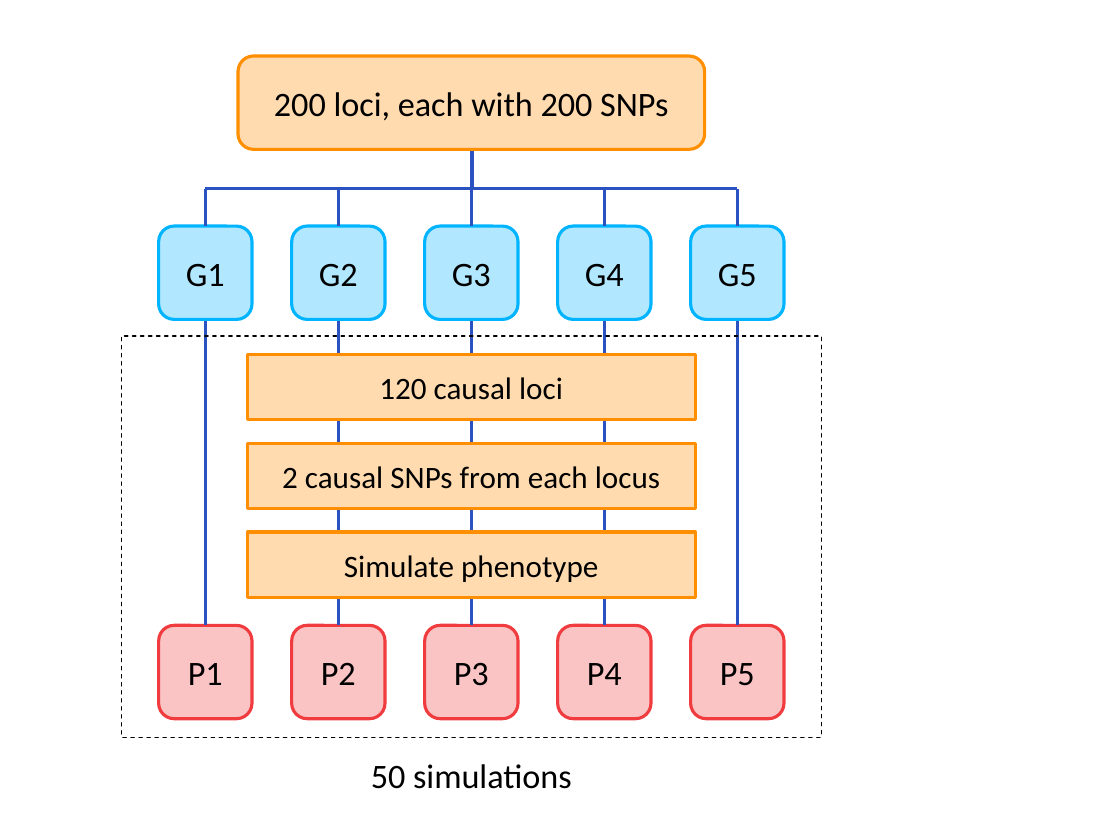
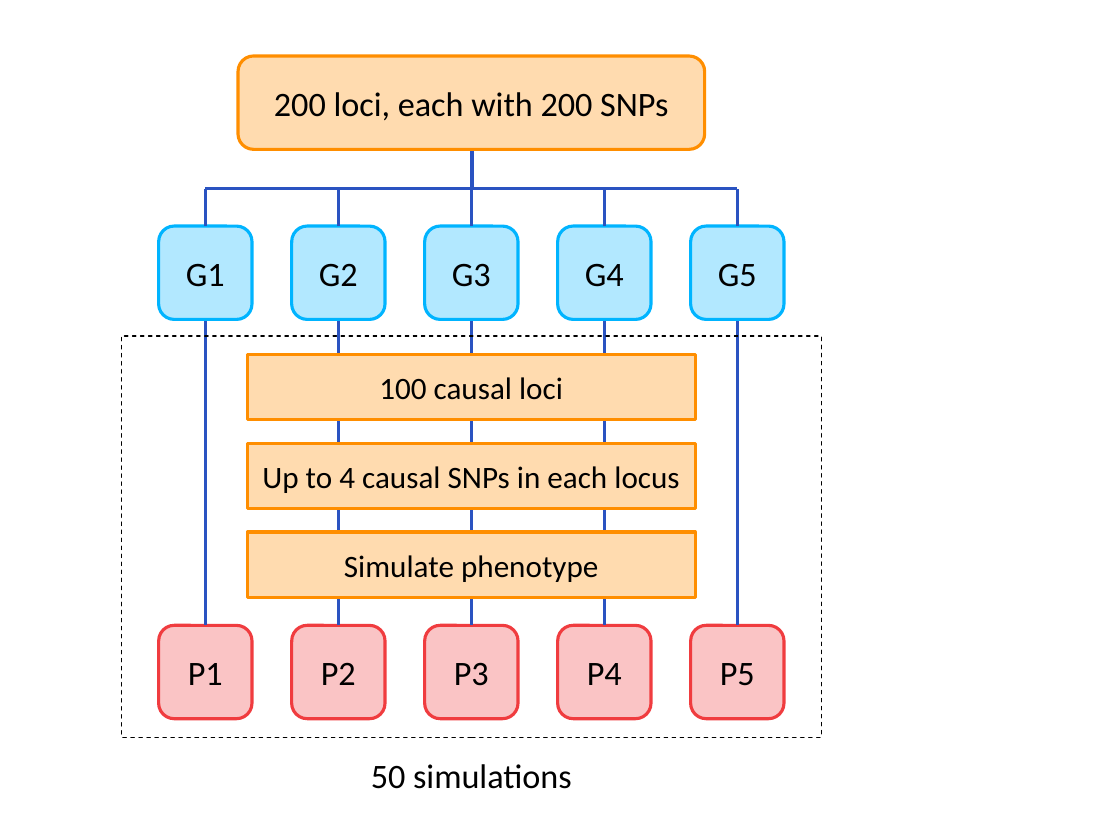
Before and after one commit to banskt/blore-presentation, a slide deck: slide 2 of supplementary/figures.pptx. Drawn at 1120x840 pixels with LibreOffice and Linux fonts; fonts in the diff are those of the drawing. Boxes give left, top, right and bottom in pixels: in the first picture for what was removed or moved away, otherwise in the second. Text is boxed around its words. In the diff, an @@ line names an element or a change of style, - is before the commit and + after.

Commit message:
Update with simulations without LD loci

```diff
--- a/supplementary/figures.pptx
+++ b/supplementary/figures.pptx
@@ text in rectangle at [379,377,563,400]: text changed @@
-120 causal loci
+100 causal loci
@@ text in rectangle at [262,466,679,493]: text changed @@
-2 causal SNPs from each locus
+Up to 4 causal SNPs in each locus
```
Also in this commit, not shown: 24 other files.
